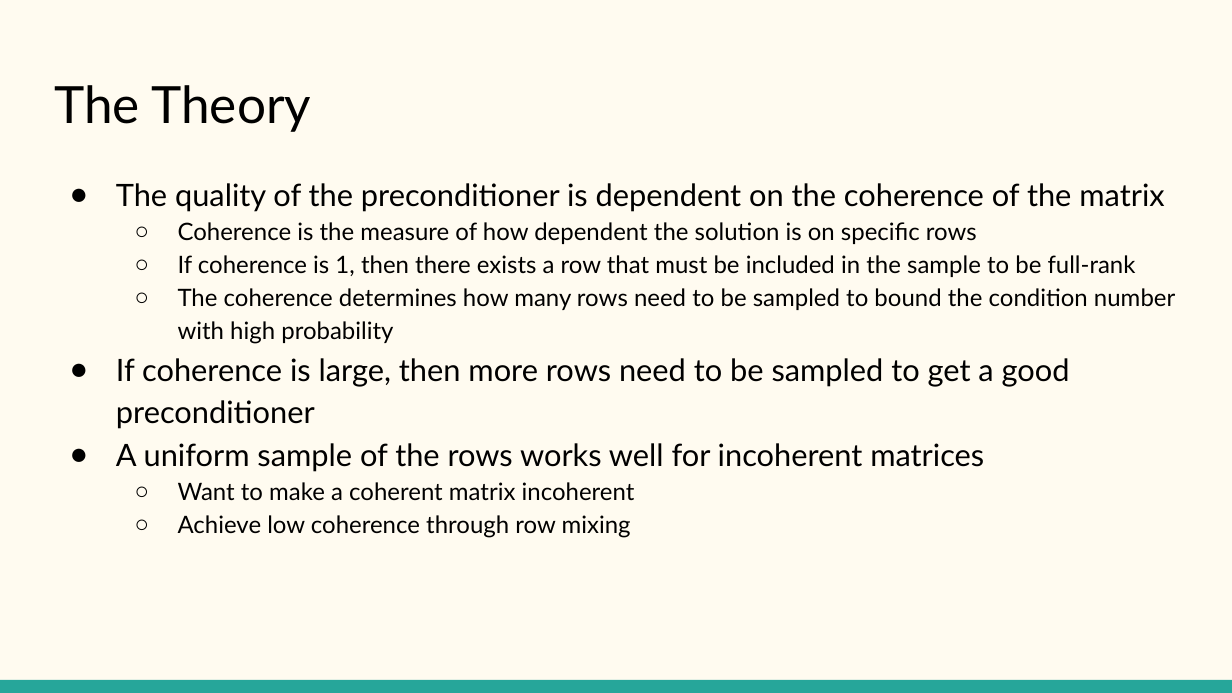
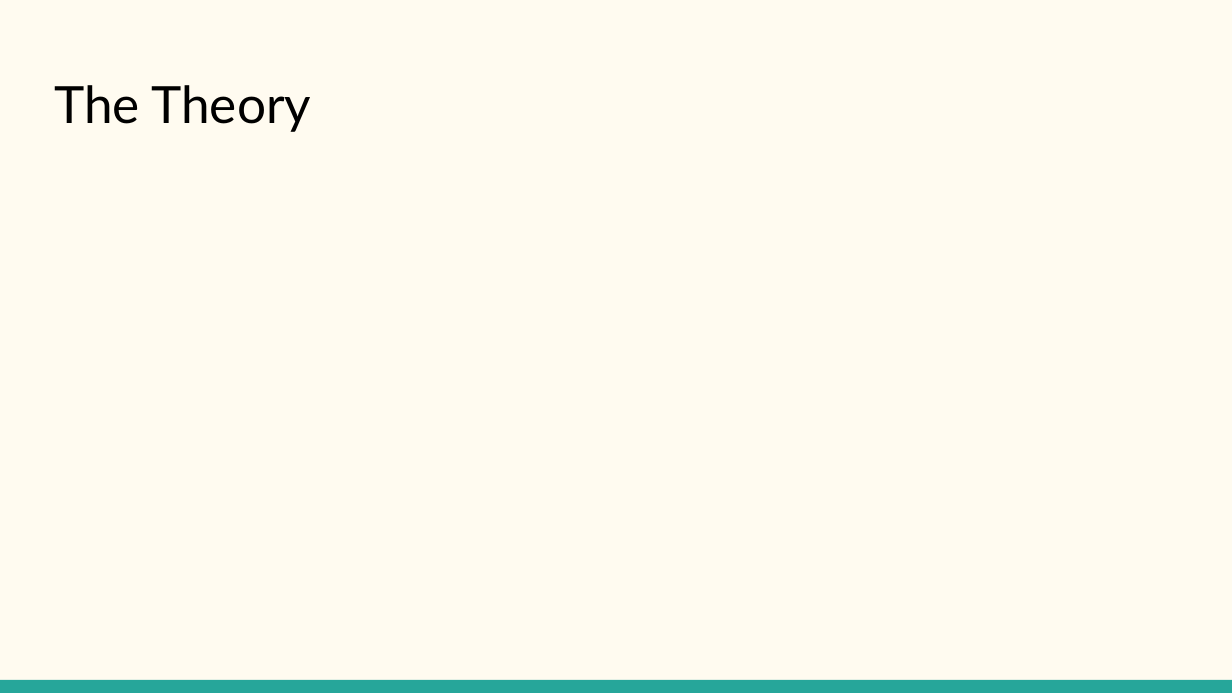
Before and after one commit to dolsob/Randomized-Algorithms-Project, a slide deck: slide 7 of Blendenpik Presentation.pptx (slide 6 before the commit). Drawn at 1232x693 pixels with LibreOffice and Linux fonts; fonts in the diff are those of the drawing; grey boxes stand for pictures. Boxes give left, top, right and bottom in pixels: in the first picture for what was removed or moved away, otherwise in the second. Text is boxed around its words. In the diff, an @@ line names an element or a change of style, - is before the commit and + after.

Commit message:
Powerpoint

```diff
--- a/Blendenpik Presentation.pptx
+++ b/Blendenpik Presentation.pptx
@@ text removed at bbox=[116, 183, 1175, 538] @@
-● The quality of the preconditioner is dependent on the coherence of the matrix
-  ○ Coherence is the measure of how dependent the solution is on specific rows
-  ○ If coherence is 1, then there exists a row that must be included in the sample to be full-rank
-  ○ The coherence determines how many rows need to be sampled to bound the condition number with high probability
-● If coherence is large, then more rows need to be sampled to get a good preconditioner
-● A uniform sample of the rows works well for incoherent matrices
-  ○ Want to make a coherent matrix incoherent
-  ○ Achieve low coherence through row mixing
```
Also in this commit, not shown: 5 other slides changed, 1 slide added, 1 other file.
